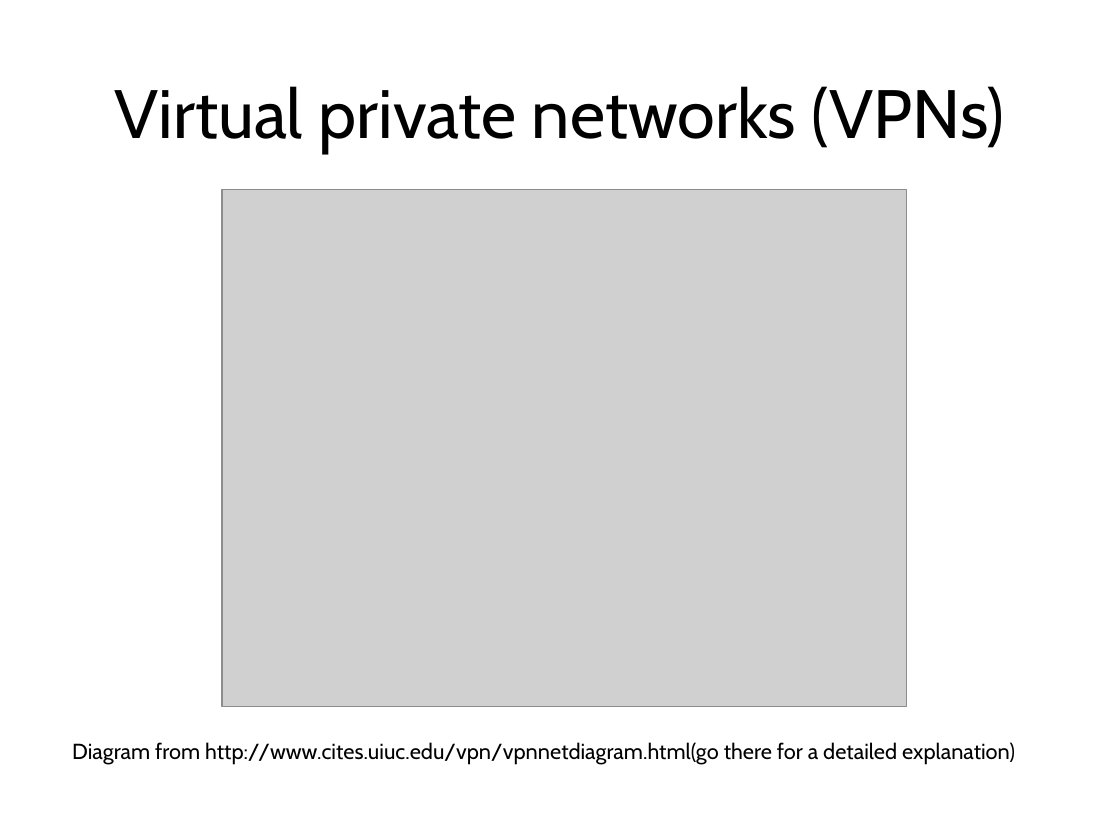
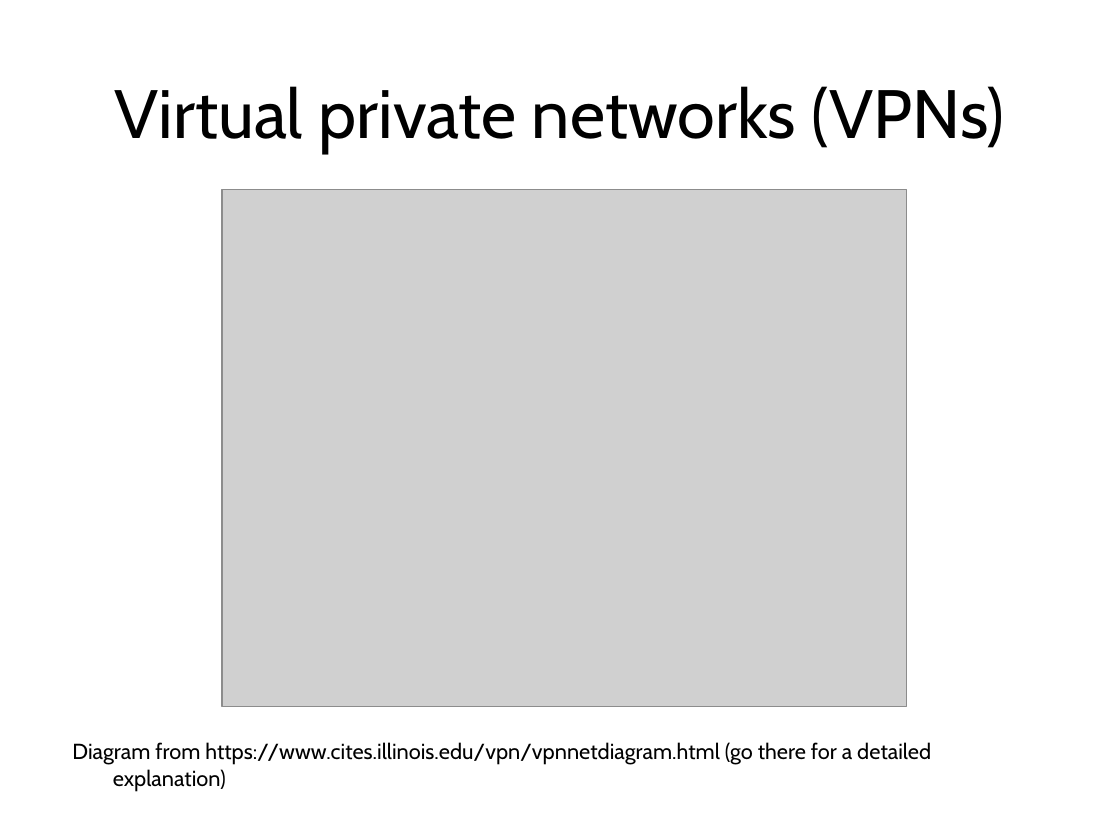
Before and after one commit to sftcd/cs7053, a slide deck: slide 35 of lectures/02-concepts/02-concepts.ppt. Drawn at 1120x840 pixels with LibreOffice and Linux fonts; fonts in the diff are those of the drawing; grey boxes stand for pictures. Boxes give left, top, right and bottom in pixels: in the first picture for what was removed or moved away, otherwise in the second. Text is boxed around its words. In the diff, an @@ line names an element or a change of style, - is before the commit and + after.

```diff
--- a/lectures/02-concepts/02-concepts.ppt
+++ b/lectures/02-concepts/02-concepts.ppt
@@ text at [72,742,931,791]: text changed @@
-Diagram from http://www.cites.uiuc.edu/vpn/vpnnetdiagram.html(go there for a detailed explanation)
+Diagram from https://www.cites.illinois.edu/vpn/vpnnetdiagram.html (go there for a detailed explanation)
```
Also in this commit, not shown: 33 other slides changed.
